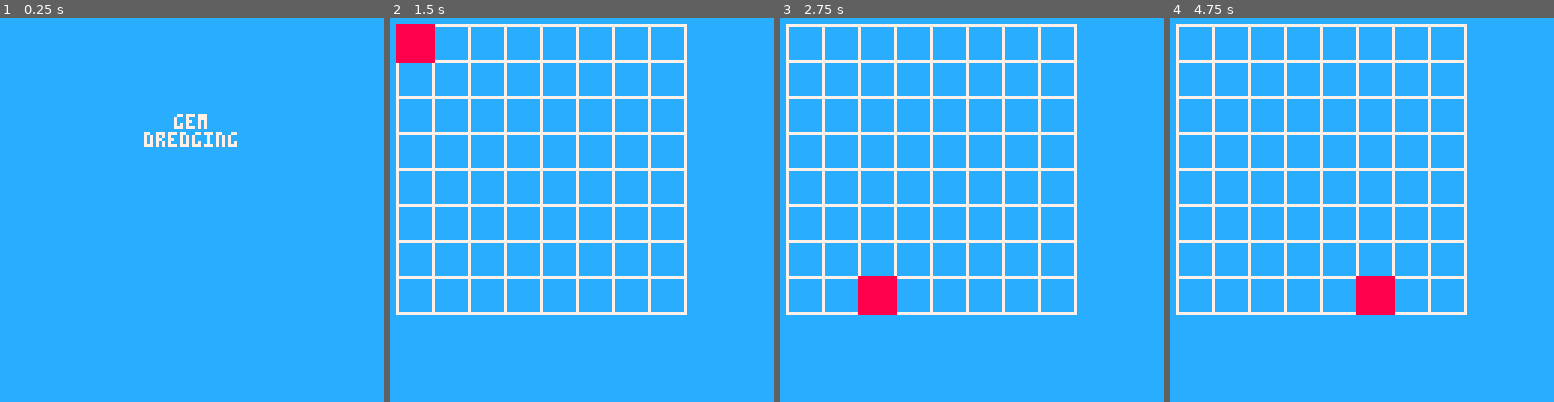
Above: before the commit, frames 1-4 (left to right).
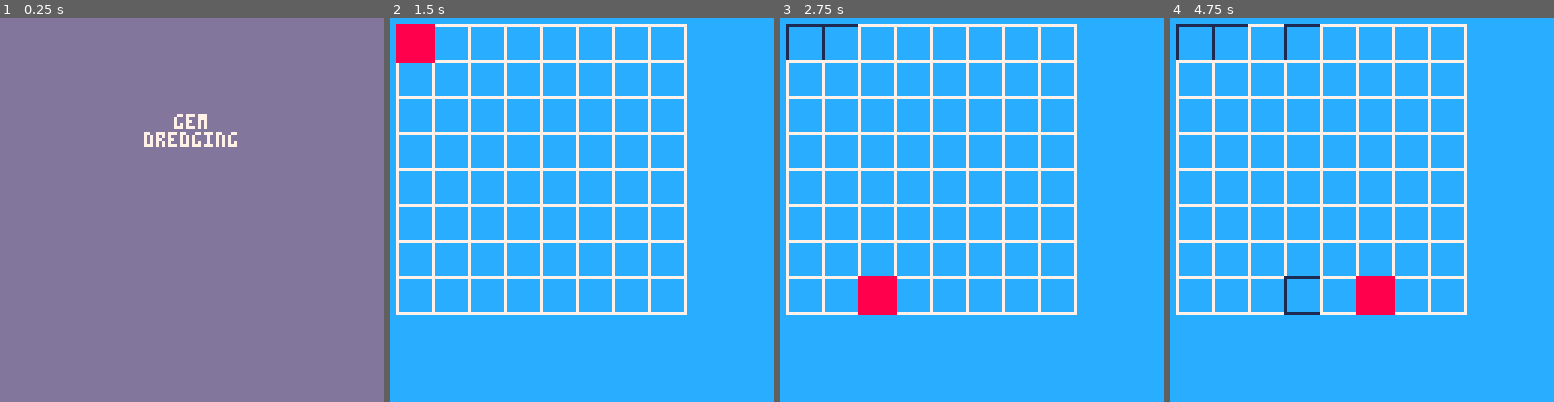
Above: after the commit, the same moments.

Repository: TheSailor1/PICO-8
Game: PICO-8 cartridge gem/gem.p8
The game is run twice, just before and just after one commit, with the same random seed, the same clock (stepped at 60 frames per second) and the same inputs.
Inputs:
- Up to frame 1 (0.25 s): no input
- Up to frame 2 (1.5 s): tap X (X key) at 0.33, 1.07 s; tap O (Z key) at 0.7 s
- Up to frame 3 (2.75 s): hold Right 1.6-2.1 s; tap O (Z key) at 1.7, 2.1, 2.5 s; tap X (X key) at 1.85 s; hold Up 2.15-2.42 s; hold Right from 2.47 s (still down)
- Up to frame 4 (4.75 s): tap O (Z key) every 0.4 s from 2.9 to 4.5 s; tap X (X key) at 2.97, 4.08 s; release Right at 3.03 s; hold Left 3.08-3.58 s; hold Down 3.63-3.97 s; hold Right 4.02-4.68 s; hold Up from 4.73 s (still down)

The runs differ from the first frame. In frame 1, 99% of the frame differs, in the area x 0-100%, y 0-100%; in frame 2, nothing differs; in frame 3, 0.3%; in frame 4, 0.6%.

Commit message:
Improved board code

Diff:
--- a/gem/gem.p8
+++ b/gem/gem.p8
@@ -28,7 +28,7 @@
 end
 
 function drw_menu()
-	cls(12)
+	cls(13)
 	local t="gem"
 	print(t,64-(#t*2),32,7)
 	t="dredging"
@@ -51,7 +51,7 @@
 	tiles={}
 	cols=8
 	rows=8
-	csize=12
+	size=12
 
 	--cursor
 	curx=0
@@ -61,8 +61,8 @@
 	for i=0,cols-1 do
 		for j=0,rows-1 do
 			local c={
-				id_x=i*csize,
-				id_y=j*csize,
+				id_x=i*size,
+				id_y=j*size,
 				revealed=false,
 				hasmine=false,
 				warn=0
@@ -73,27 +73,50 @@
 end--ini_board()
 
 function drw_board()
-	local c
-	for c=1,#tiles do
+	local t,c
+	for t in all(tiles) do
+		if t.revealed then
+			c=1
+		else
+			c=7
+		end
 		rect(
-			2+tiles[c].id_x,
-			2+tiles[c].id_y,
-			tiles[c].id_x+csize+2,
-			tiles[c].id_y+csize+2,
-			7)
+			2+t.id_x,
+			2+t.id_y,
+			t.id_x+size+2,
+			t.id_y+size+2,
+			c)
 	end--for
 end--drw_board()
 
 function drw_cursor()
 	rectfill(
-		2+curx*csize,
-		2+cury*csize,
-		(curx*csize)+csize+2,
-		(cury*csize)+csize+2,
+		2+curx*size,
+		2+cury*size,
+		(curx*size)+size+2,
+		(cury*size)+size+2,
 		8)
 end--drw_cursor()
 
 function upd_cursor()
+	movecursor()
+	opentile()
+end--upd_cursor()
+
+function opentile()
+	local t
+	for t in all(tiles) do
+		if (btnp(❎)) then
+			if (curx*size==t.id_x
+			and cury*size==t.id_y
+			and not t.revealed) then
+				t.revealed=true
+			end
+		end--if
+	end
+end--opentile
+
+function movecursor()
 	if btnp(➡️) then
 		if curx<cols-1 then
 			curx+=1
@@ -122,7 +145,7 @@
 			cury=0
 		end
 	end
-end--upd_cursor()
+end--movecursor()
 __gfx__
 00000000000000000000000000000000000000000000000000000000000000000000000000000000000000000000000000000000000000000000000000000000
 00000000000000000000000000000000000000000000000000000000000000000000000000000000000000000000000000000000000000000000000000000000
